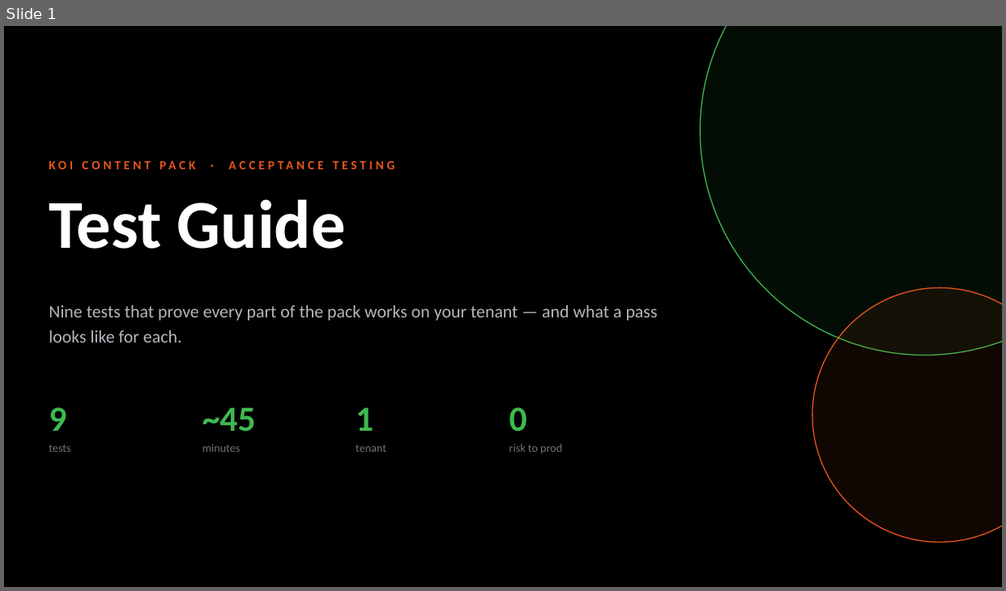
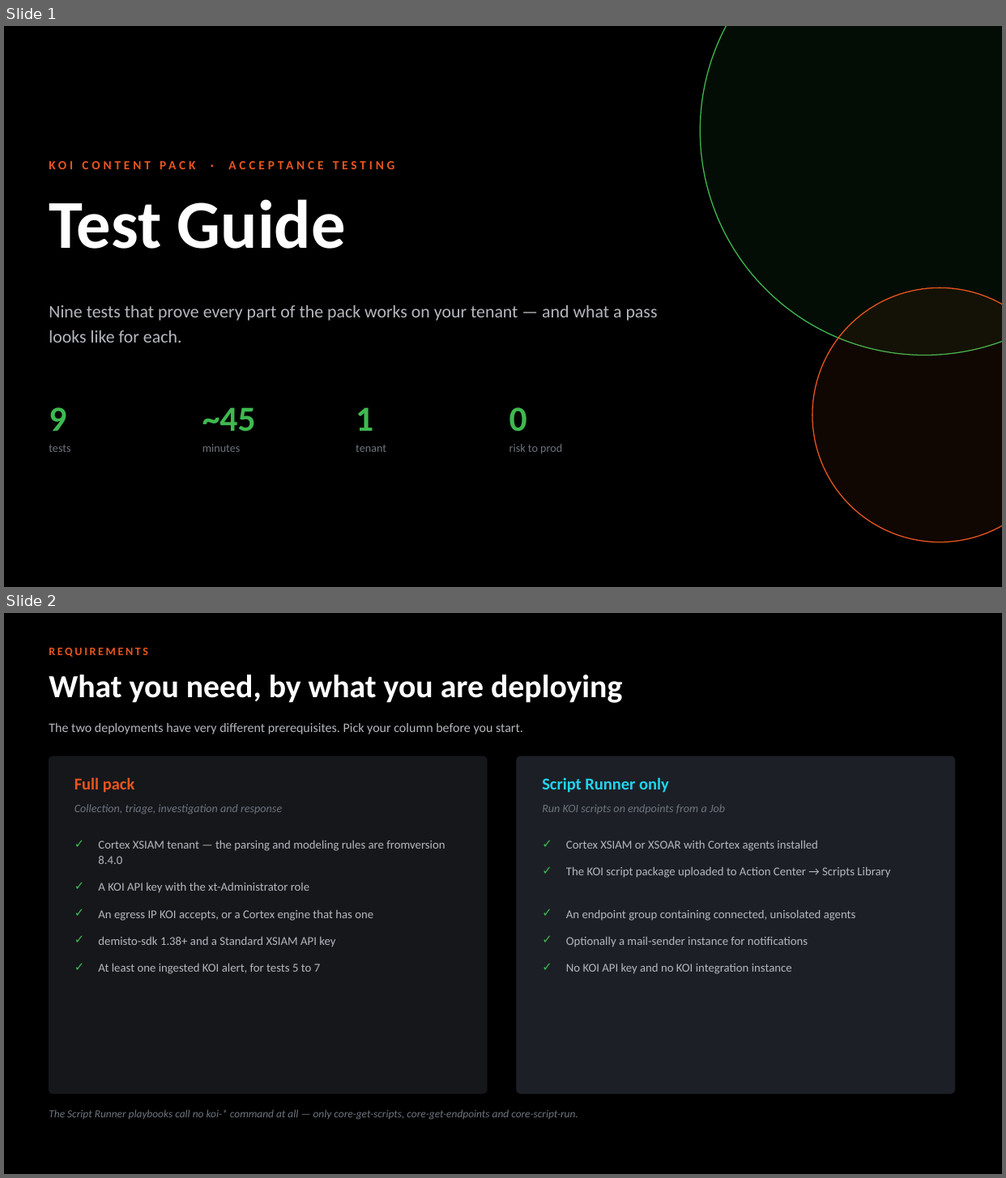
Before and after one commit to ayman-m/koi-xsiam-pack, a slide deck: docs/KOI_Content_Pack_Test_Guide.pptx. Shown one above the other, each under a label of ours: slide 1 before the commit, slides 1 and 2 after it. The pictures are 1006x591 and 1006x1178 pixels, drawn with LibreOffice and Linux fonts; fonts in the diff are those of the drawing. Boxes give left, top, right and bottom in pixels: in the first picture for what was removed or moved away, otherwise in the second. Text is boxed around its words. In the diff, an @@ line names an element or a change of style, - is before the commit and + after.

```diff
--- a/docs/KOI_Content_Pack_Test_Guide.pptx
+++ b/docs/KOI_Content_Pack_Test_Guide.pptx
@@ slide 2 added at (4, 613, 1002, 1174), background #000000 @@
@@ text added at (49, 647, 148, 657), 11 pt, text #E8551F, bold @@
+REQUIREMENTS
@@ text added at (49, 675, 622, 703), 31 pt, text #FFFFFF, bold @@
+What you need, by what you are deploying
@@ text added at (49, 723, 523, 735), 12.5 pt, text #B4B7BD @@
+The two deployments have very different prerequisites. Pick your column before you start.
@@ rounded rectangle added at (49, 756, 487, 1093), fill #15171B, outline #15171B 1 pt @@
@@ rounded rectangle added at (517, 756, 955, 1093), fill #1C2026, outline #1C2026 1 pt @@
@@ text added at (74, 777, 134, 793), 16 pt, text #E8551F, bold @@
+Full pack
@@ text added at (542, 777, 669, 793), 16 pt, text #22D3EE, bold @@
+Script Runner only
@@ text added at (74, 804, 282, 814), 11 pt, text #6E747E, italic @@
+Collection, triage, investigation and response
@@ text added at (542, 804, 725, 814), 11 pt, text #6E747E, italic @@
+Run KOI scripts on endpoints from a Job
@@ text added at (74, 836, 92, 857), 11.5 pt, text #3FB950, bold @@
+✓
@@ text added at (98, 840, 445, 864), 11.5 pt, text #B4B7BD @@
+Cortex XSIAM tenant — the parsing and modeling rules are fromversion 8.4.0
@@ text added at (543, 836, 560, 857), 11.5 pt, text #3FB950, bold @@
+✓
@@ text added at (566, 841, 818, 851), 11.5 pt, text #B4B7BD @@
+Cortex XSIAM or XSOAR with Cortex agents installed
@@ text added at (74, 878, 92, 899), 11.5 pt, text #3FB950, bold @@
+✓
@@ text added at (543, 863, 560, 884), 11.5 pt, text #3FB950, bold @@
+✓
@@ text added at (566, 867, 890, 878), 11.5 pt, text #B4B7BD @@
+The KOI script package uploaded to Action Center → Scripts Library
@@ text added at (98, 882, 309, 892), 11.5 pt, text #B4B7BD @@
+A KOI API key with the xt-Administrator role
@@ text added at (74, 905, 92, 926), 11.5 pt, text #3FB950, bold @@
+✓
@@ text added at (98, 910, 373, 921), 11.5 pt, text #B4B7BD @@
+An egress IP KOI accepts, or a Cortex engine that has one
@@ text added at (543, 905, 560, 926), 11.5 pt, text #3FB950, bold @@
+✓
@@ text added at (566, 910, 856, 921), 11.5 pt, text #B4B7BD @@
+An endpoint group containing connected, unisolated agents
@@ text added at (74, 932, 92, 953), 11.5 pt, text #3FB950, bold @@
+✓
@@ text added at (98, 936, 335, 947), 11.5 pt, text #B4B7BD @@
+demisto-sdk 1.38+ and a Standard XSIAM API key
@@ text added at (543, 932, 560, 953), 11.5 pt, text #3FB950, bold @@
+✓
@@ text added at (566, 937, 808, 948), 11.5 pt, text #B4B7BD @@
+Optionally a mail-sender instance for notifications
@@ text added at (74, 959, 92, 980), 11.5 pt, text #3FB950, bold @@
+✓
@@ text added at (98, 963, 320, 974), 11.5 pt, text #B4B7BD @@
+At least one ingested KOI alert, for tests 5 to 7
@@ text added at (543, 959, 560, 980), 11.5 pt, text #3FB950, bold @@
+✓
@@ text added at (566, 964, 792, 974), 11.5 pt, text #B4B7BD @@
+No KOI API key and no KOI integration instance
@@ text added at (49, 1110, 578, 1119), 10.5 pt, text #6E747E, italic @@
+The Script Runner playbooks call no koi-* command at all — only core-get-scripts, core-get-endpoints and core-script-run.
```
Also in this commit, not shown: 1 slide changed, 4 other slides added, 1 slide removed, 6 other files.
